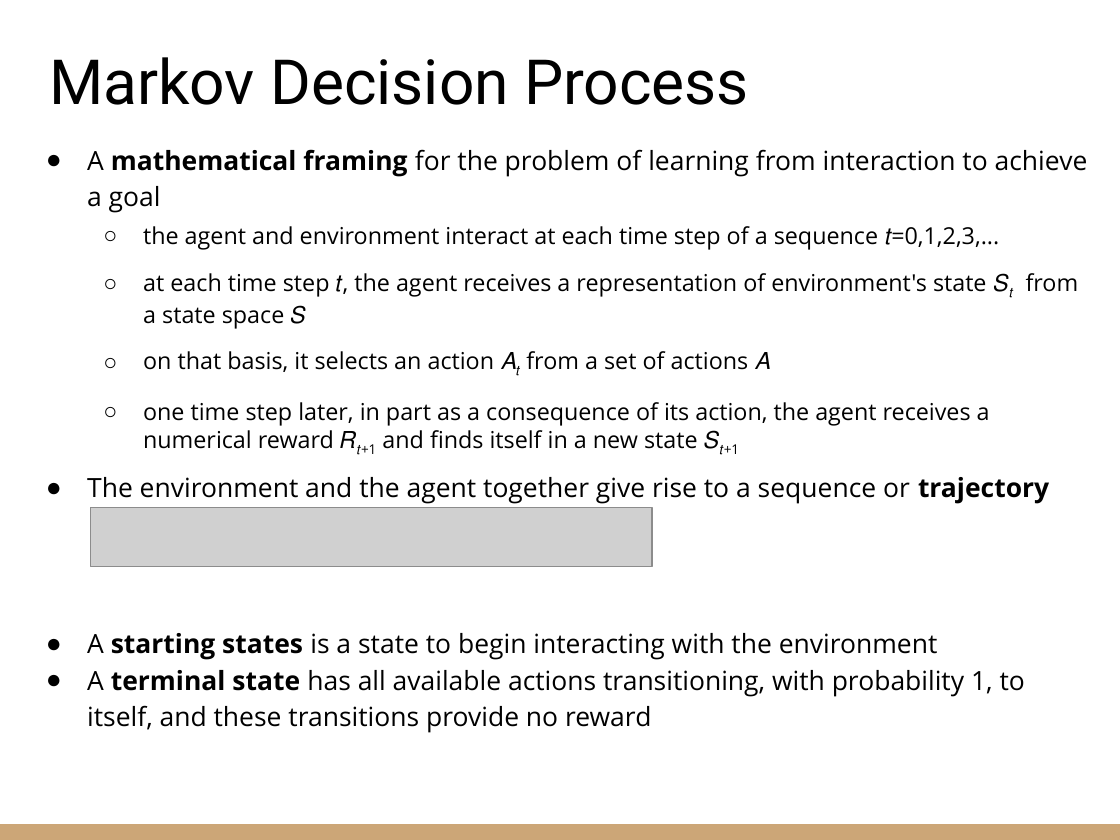
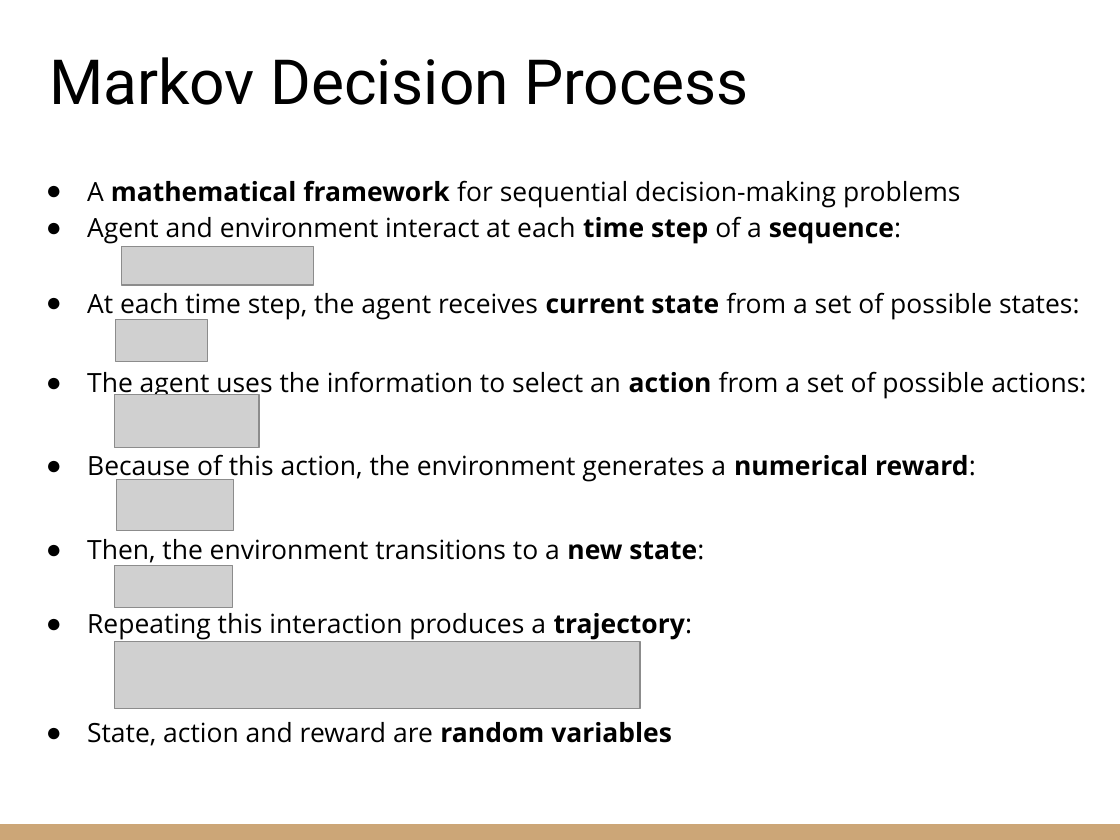
Before and after one commit to riccardoberta/reinforcement-learning, a slide deck: slide 14 of 02 - The RL Problem/slides.pptx (slide 13 before the commit). Drawn at 1120x840 pixels with LibreOffice and Linux fonts; fonts in the diff are those of the drawing; grey boxes stand for pictures. Boxes give left, top, right and bottom in pixels: in the first picture for what was removed or moved away, otherwise in the second. Text is boxed around its words. In the diff, an @@ line names an element or a change of style, - is before the commit and + after.

```diff
--- a/02 - The RL Problem/slides.pptx
+++ b/02 - The RL Problem/slides.pptx
@@ text at [87, 180, 1086, 746]: text changed; size 15 to 17 pt @@
-● A mathematical framing for the problem of learning from interaction to achieve a goal
-  ○ the agent and environment interact at each time step of a sequence 𝑡=0,1,2,3,...
-  ○ at each time step 𝑡, the agent receives a representation of environment's state 𝑆𝑡 from a state space 𝑆
-  ○ on that basis, it selects an action 𝐴𝑡 from a set of actions 𝐴
-  ○ one time step later, in part as a consequence of its action, the agent receives a numerical reward 𝑅𝑡+1 and finds itself in a new state 𝑆𝑡+1
-● The environment and the agent together give rise to a sequence or trajectory
-● A starting states is a state to begin interacting with the environment
-● A terminal state has all available actions transitioning, with probability 1, to itself, and these transitions provide no reward
+● A mathematical framework for sequential decision-making problems
+● Agent and environment interact at each time step of a sequence:
+● At each time step, the agent receives current state from a set of possible states:
+● The agent uses the information to select an action from a set of possible actions:
+● Because of this action, the environment generates a numerical reward:
+● Then, the environment transitions to a new state:
+● Repeating this interaction produces a trajectory:
+● State, action and reward are random variables
@@ picture added at [121, 246, 314, 286] @@
@@ picture added at [115, 319, 207, 362] @@
@@ picture added at [114, 394, 259, 447] @@
@@ picture added at [116, 479, 233, 531] @@
@@ picture removed at [91, 507, 652, 567] @@
@@ picture added at [114, 566, 233, 608] @@
@@ picture added at [114, 642, 640, 709] @@
```
Also in this commit, not shown: 11 other slides changed, 10 slides added, 7 slides removed, 1 other file.
